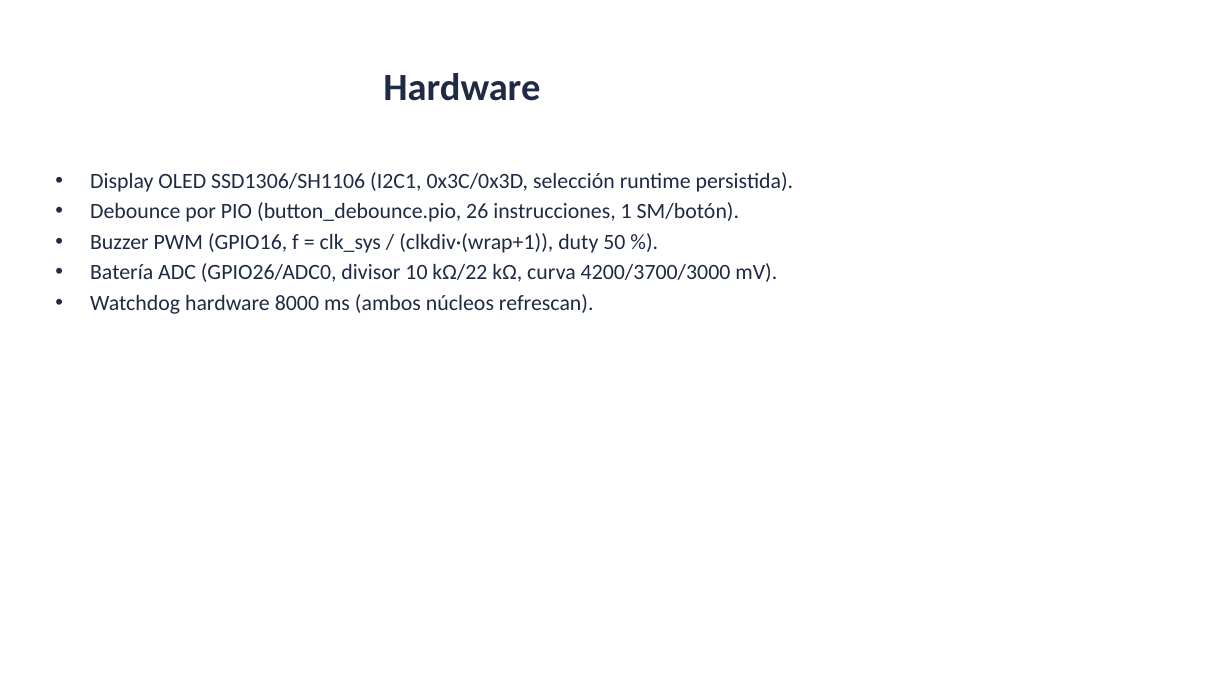
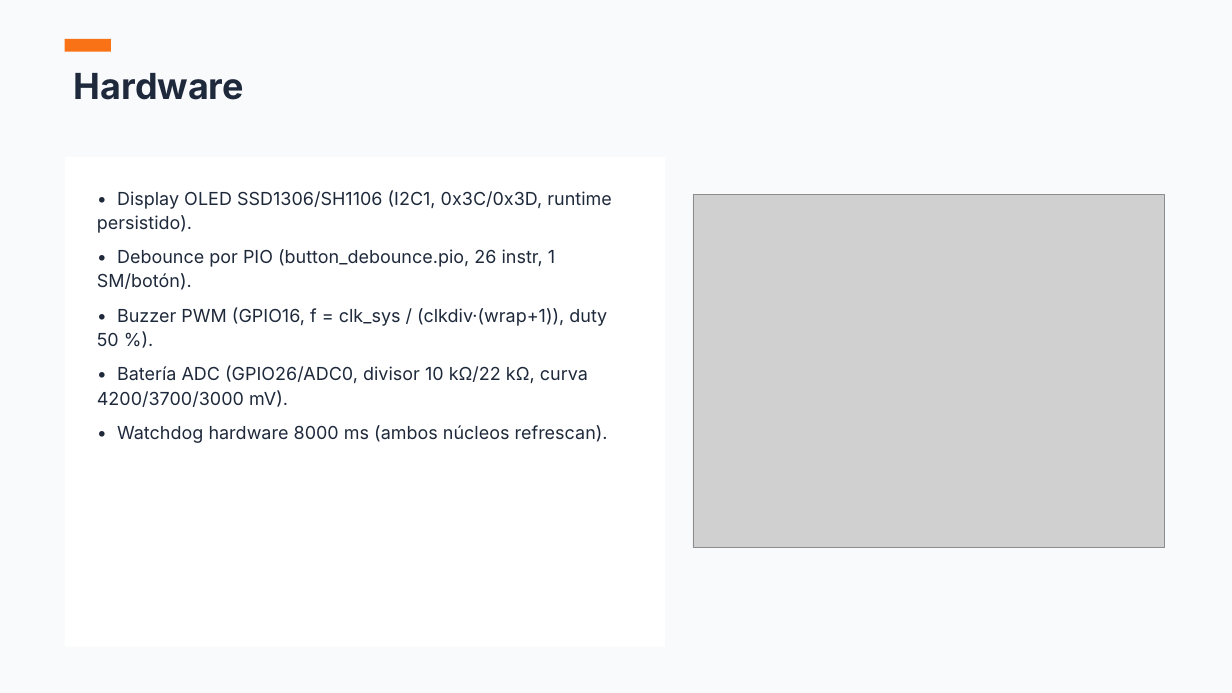
Before and after one commit to AlessandroKlein/PicoReflex, a slide deck: slide 11 of Presentacion_Defensa_PicoReflex.pptx. Drawn at 1232x693 pixels with LibreOffice and Linux fonts; fonts in the diff are those of the drawing; grey boxes stand for pictures. Boxes give left, top, right and bottom in pixels: in the first picture for what was removed or moved away, otherwise in the second. Text is boxed around its words. In the diff, an @@ line names an element or a change of style, - is before the commit and + after.

```diff
--- a/Presentacion_Defensa_PicoReflex.pptx
+++ b/Presentacion_Defensa_PicoReflex.pptx
@@ background #FFFFFF to #F8FAFC @@
@@ text "Hardware": place and size @@
-text "Hardware" at (383, 73, 540, 101)
+text "Hardware" at (74, 73, 244, 100)
@@ text "Hardware" at (74, 73, 244, 100): size 30 to 28 pt, font Calibri to Inter, text colour #1F2A44 to #1E293B; alignment centre to left; vertical alignment middle to top @@
@@ rectangle added at (65, 39, 111, 52), fill #F97316 @@
@@ rectangle added at (65, 157, 665, 647), fill #FFFFFF @@
@@ text at (97, 190, 612, 443): text changed; size 17 to 14 pt; font Calibri to Inter; text colour #1F2A44 to #1E293B @@
-• Display OLED SSD1306/SH1106 (I2C1, 0x3C/0x3D, selección runtime persistida).
-• Debounce por PIO (button_debounce.pio, 26 instrucciones, 1 SM/botón).
-• Buzzer PWM (GPIO16, f = clk_sys / (clkdiv·(wrap+1)), duty 50 %).
-• Batería ADC (GPIO26/ADC0, divisor 10 kΩ/22 kΩ, curva 4200/3700/3000 mV).
-• Watchdog hardware 8000 ms (ambos núcleos refrescan).
+• Display OLED SSD1306/SH1106 (I2C1, 0x3C/0x3D, runtime persistido).
+• Debounce por PIO (button_debounce.pio, 26 instr, 1 SM/botón).
+• Buzzer PWM (GPIO16, f = clk_sys / (clkdiv·(wrap+1)), duty 50 %).
+• Batería ADC (GPIO26/ADC0, divisor 10 kΩ/22 kΩ, curva 4200/3700/3000 mV).
+• Watchdog hardware 8000 ms (ambos núcleos refrescan).
@@ picture added at (693, 194, 1165, 548) @@
```
Also in this commit, not shown: 11 other slides changed, 2 other files.
